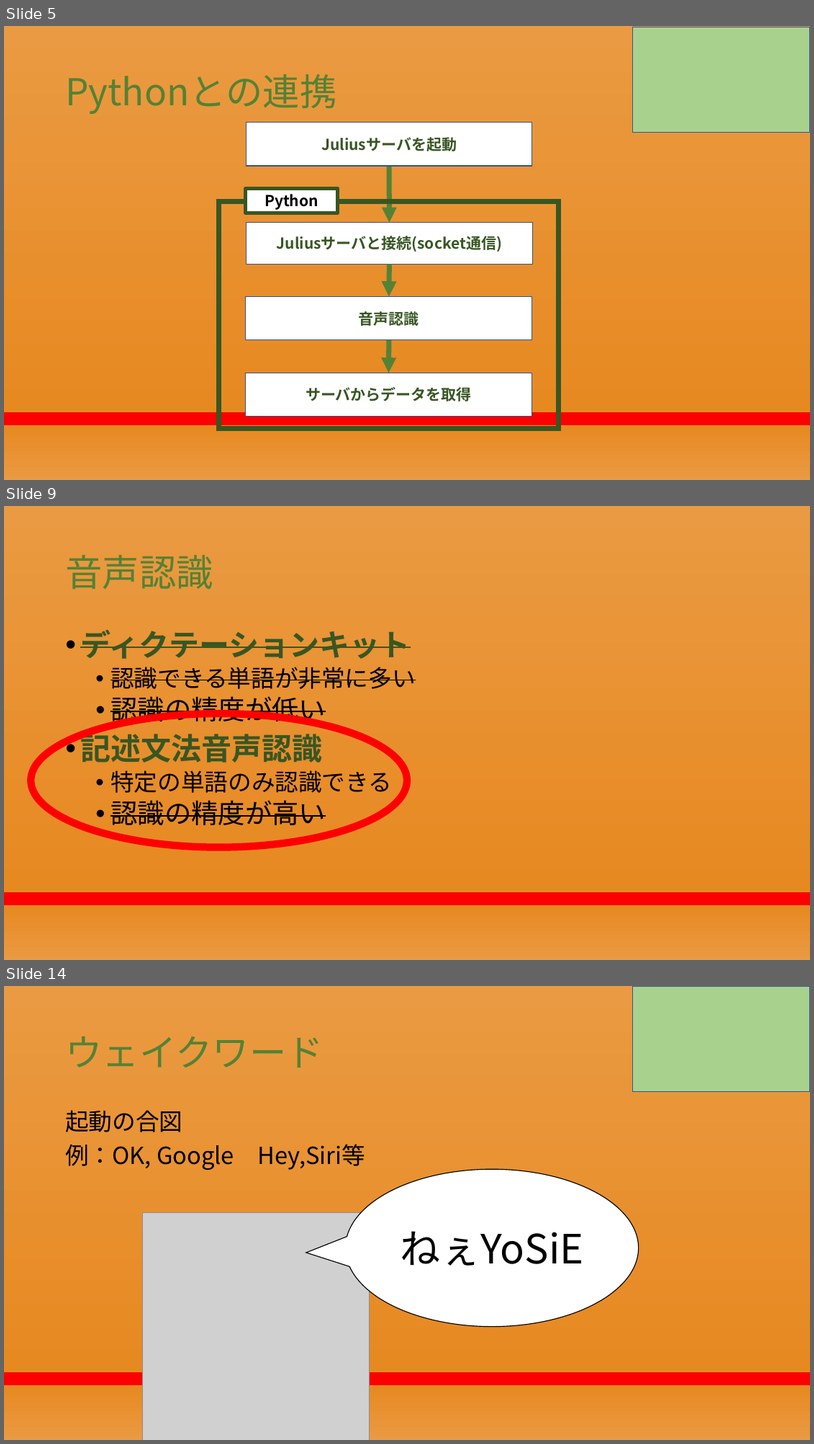
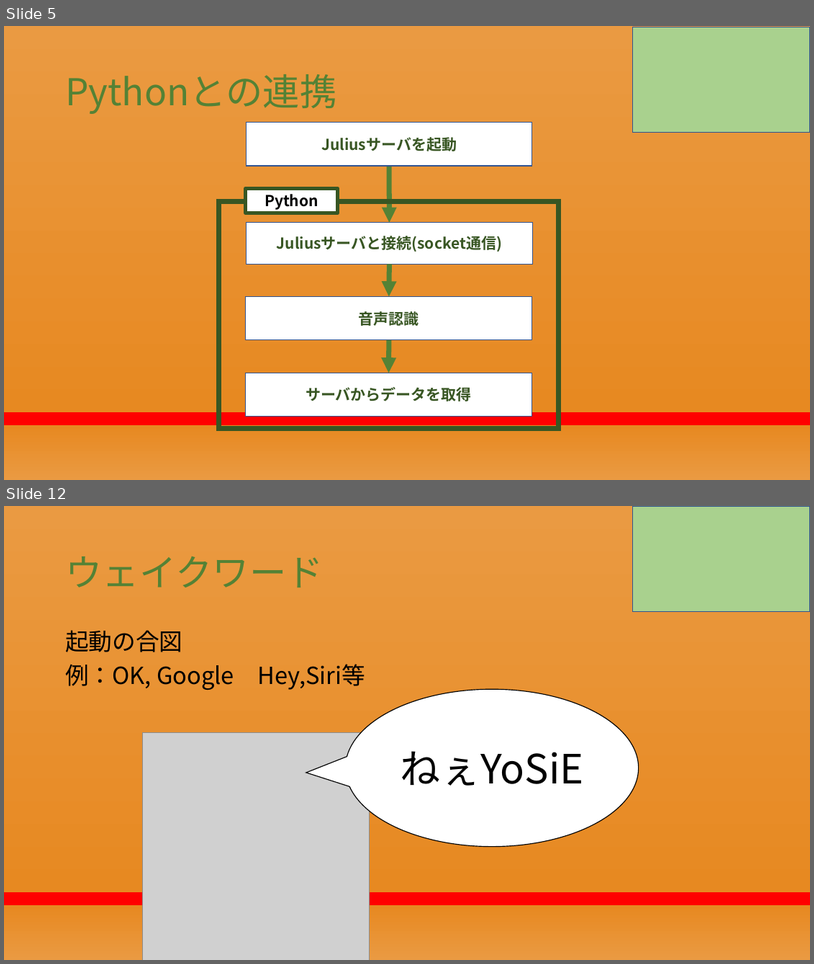
Before and after one commit to RikiishiSuzunosuke/AIspeaker_yosie, a slide deck: presentation/AIスピーカー開発_2.pptx. Shown one above the other, each under a label of ours: slides 5, 9 and 14 before the commit, slides 5 and 12 after it; the slides between them are not shown. The pictures are 814x1444 and 814x964 pixels, drawn with LibreOffice and Linux fonts; fonts in the diff are those of the drawing; grey boxes stand for pictures. Boxes give left, top, right and bottom in pixels: in the first picture for what was removed or moved away, otherwise in the second. Text is boxed around its words. In the diff, an @@ line names an element or a change of style, - is before the commit and + after.

```diff
--- a/presentation/AIスピーカー開発_2.pptx
+++ b/presentation/AIスピーカー開発_2.pptx
@@ slide 9 removed at (4,506,810,960), background gradient #EA9A42 to #E78921 to #FF0000 @@
@@ title removed at (65,555,213,589) @@
-音声認識
@@ text removed at (80,629,415,825) @@
-• ディクテーションキット
-  • 認識できる単語が非常に多い
-  • 認識の精度が低い
-• 記述文法音声認識
-  • 特定の単語のみ認識できる
-  • 認識の精度が高い
@@ ellipse removed at (31,713,407,847) @@
@@ what was slide 14 is now slide 12 @@
```
Also in this commit, not shown: 6 slides changed, 3 slides added, 4 other slides removed, 4 other files.
